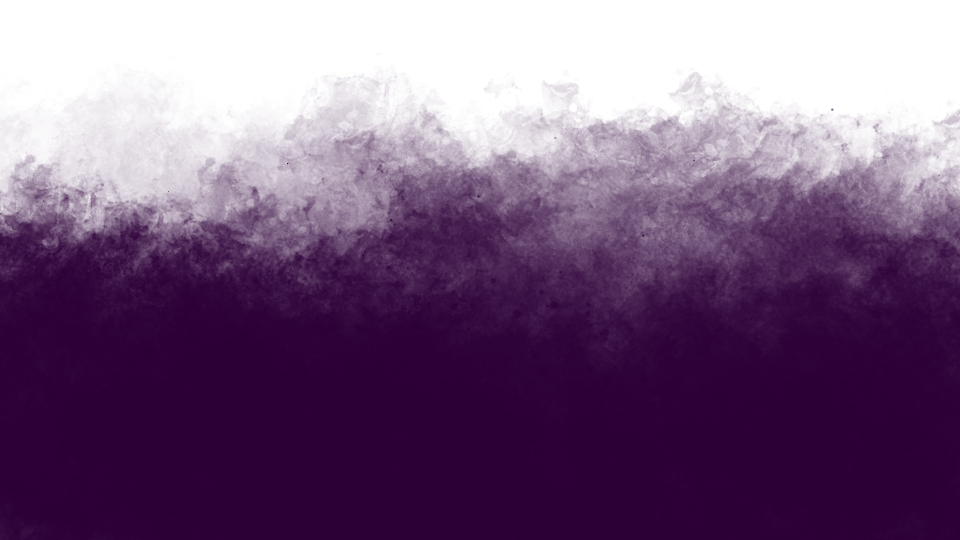
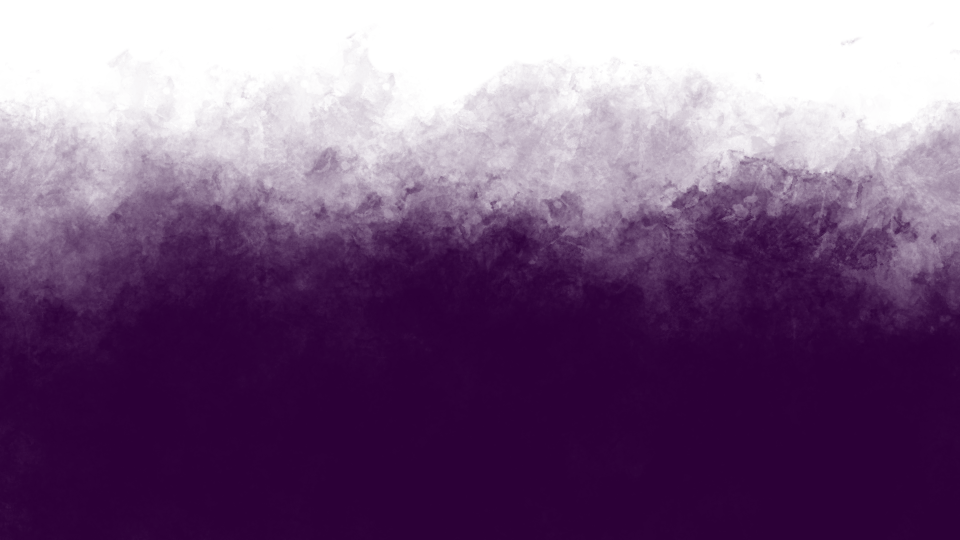
Two versions of the same layered image (960 x 540). Layer-by-layer changes:
painted on "Paint Layer 7" over (0, 22, 960, 540)
